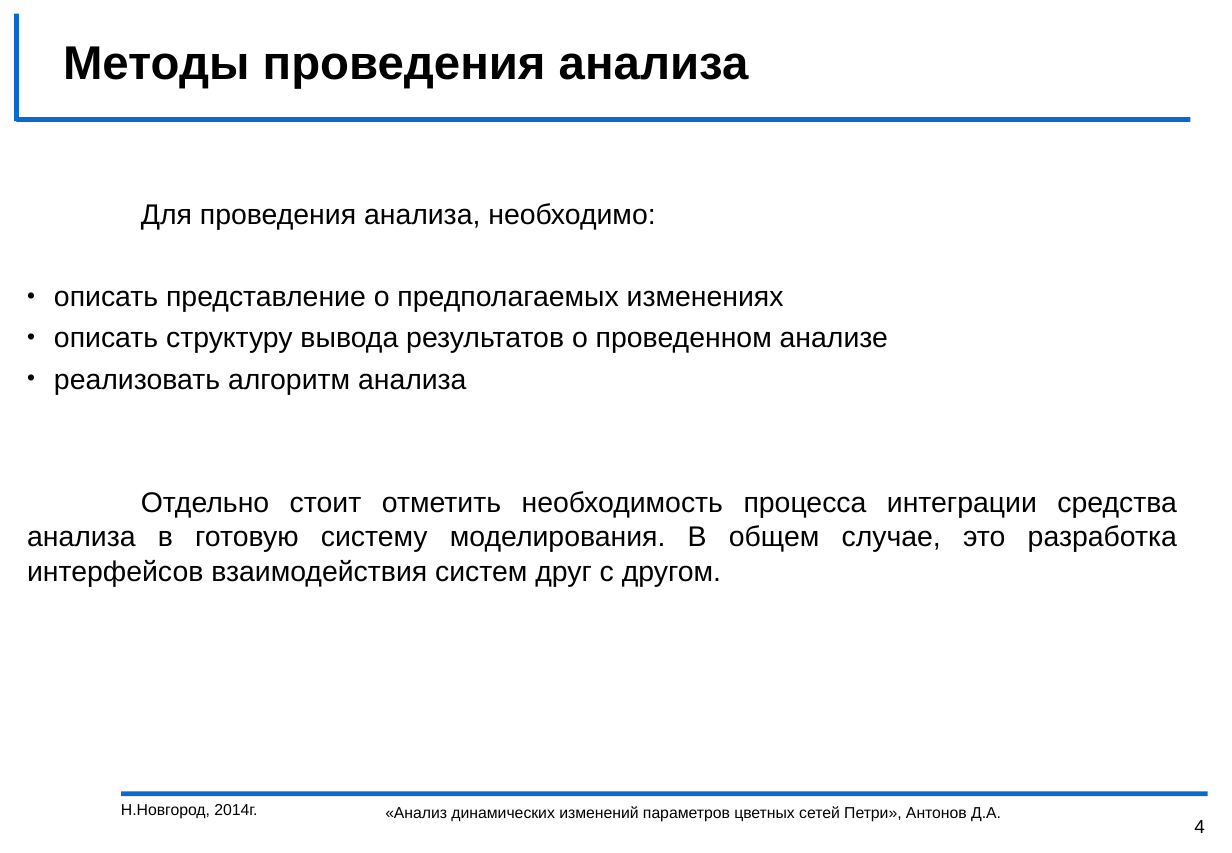
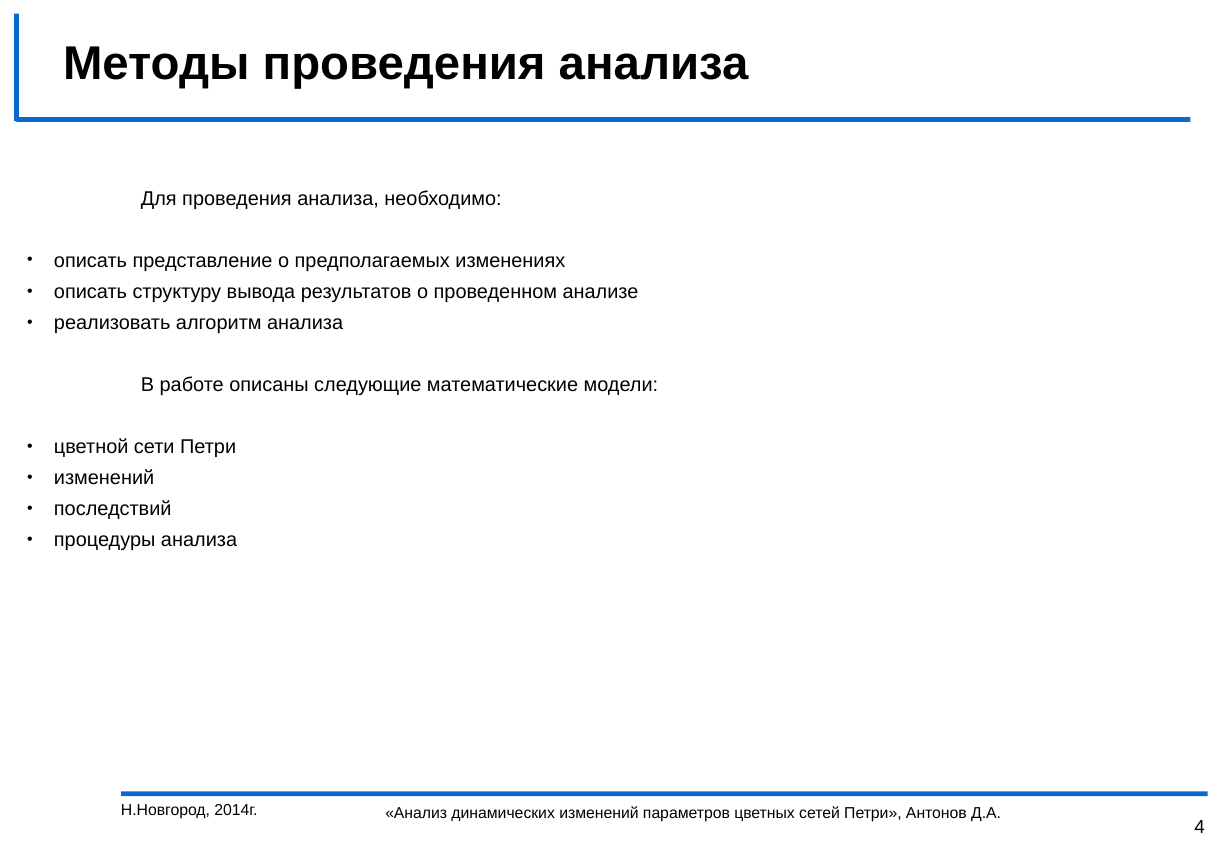
Before and after one commit to DeantoPrivate/myPetri, a slide deck: slide 4 of диплом/презентация и выступление/презентация.ppt. Drawn at 1232x853 pixels with LibreOffice and Linux fonts; fonts in the diff are those of the drawing; background and template pictures are left out. Boxes give left, top, right and bottom in pixels: in the first picture for what was removed or moved away, otherwise in the second. Text is boxed around its words. In the diff, an @@ line names an element or a change of style, - is before the commit and + after.

```diff
--- a/диплом/презентация и выступление/презентация.ppt
+++ b/диплом/презентация и выступление/презентация.ppt
@@ text at (x1=54, y1=190, x2=639, y2=333): size 18 to 12.6 pt in "Для проведения анализа, необходимо:", "описать представление о предполагаемых изменениях", "описать структуру вывода результатов о проведенном анализе", "реализовать алгоритм анализа" @@
@@ text at (x1=54, y1=376, x2=659, y2=550): text changed; size 18 to 12.6 pt @@
-Отдельно стоит отметить необходимость процесса интеграции средства анализа в готовую систему моделирования. В общем случае, это разработка интерфейсов взаимодействия систем друг с другом.
+В работе описаны следующие математические модели:
+• цветной сети Петри
+• изменений
+• последствий
+• процедуры анализа
```
Also in this commit, not shown: 1 other slide changed, 1 other file.
